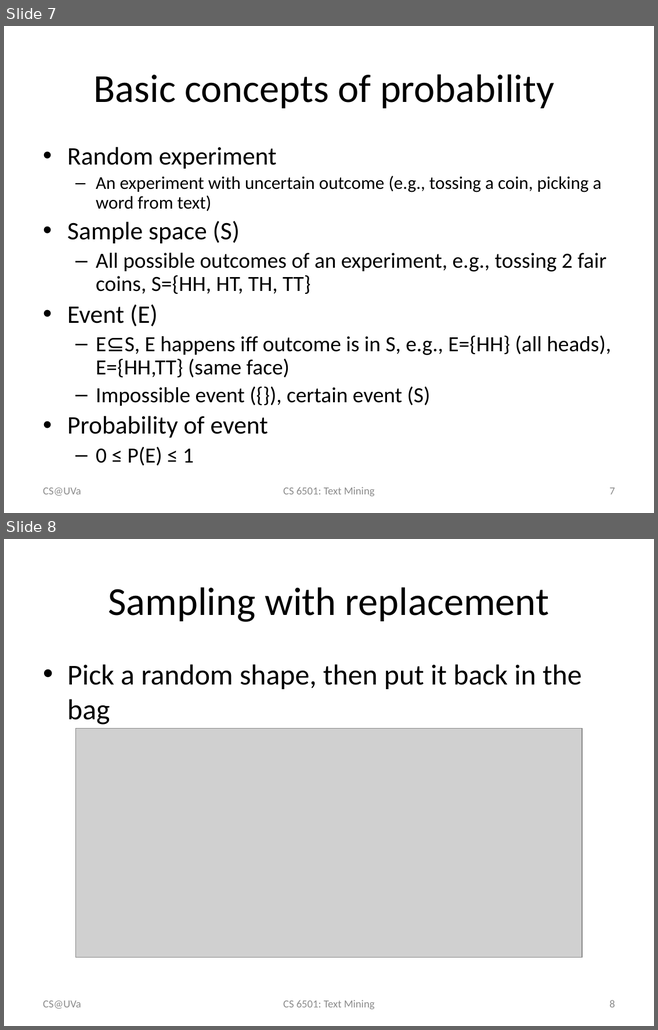
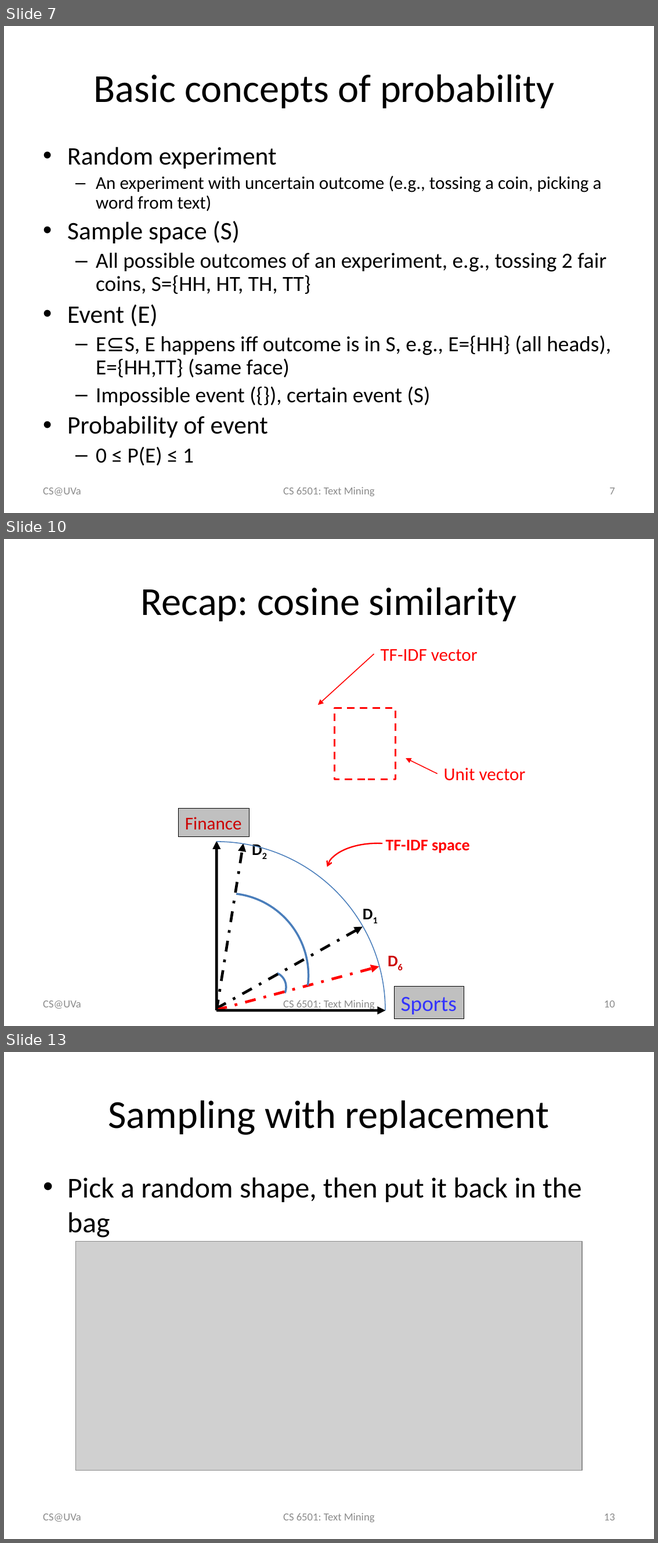
Before and after one commit to wang296/CS6501-Text-Mining, a slide deck: docs/Language Models.pptx. Shown one above the other, each under a label of ours: slides 7 and 8 before the commit, slides 7, 10 and 13 after it; the slides between them are not shown. The pictures are 658x1030 and 658x1543 pixels, drawn with LibreOffice and Linux fonts; fonts in the diff are those of the drawing; grey boxes stand for pictures. Boxes give left, top, right and bottom in pixels: in the first picture for what was removed or moved away, otherwise in the second. Text is boxed around its words. In the diff, an @@ line names an element or a change of style, - is before the commit and + after.

```diff
--- a/docs/Language Models.pptx
+++ b/docs/Language Models.pptx
@@ slide 10 added at (4,539,654,1026), background #FFFFFF @@
@@ title added at (141,587,517,621), 44 pt, text #000000 @@
+Recap: cosine similarity
@@ arrow added from (373, 654) to (318, 705), #FF0000 1 pt @@
@@ text added at (380,649,477,661), 20 pt, text #FF0000 @@
+TF-IDF vector
@@ rectangle added at (335,708,395,779), outline #FF0000 2 pt dashed @@
@@ arrow added from (437, 773) to (405, 759), #FF0000 1 pt @@
@@ text added at (444,768,525,781), 20 pt, text #FF0000 @@
+Unit vector
@@ group added at (48,809,470,1026): 2 arrows, 2 arc (boxed as its full ellipse)s, 2 rectangles, 1 text @@
+TF-IDF space
+Sports
+Finance
@@ arrow added from (216, 1011) to (243, 843), #000000 3 pt dashed @@
@@ text added at (246,836,276,862), 18 pt, text #000000, bold @@
+D2
@@ arc (boxed as its full ellipse) added at (134,884,318,1026), outline #4B7EBC 2.25 pt @@
@@ text added at (356,900,385,926), 18 pt, text #000000, bold @@
+D1
@@ arrow added from (216, 1009) to (362, 927), #000000 3 pt dashed @@
@@ text added at (381,947,410,973), 18 pt, text #CC0000, bold @@
+D6
@@ arrow added from (216, 1010) to (379, 966), #FF0000 3 pt dashed @@
@@ arc (boxed as its full ellipse) added at (251,968,291,1008), outline #4B7EBC 2.25 pt @@
@@ text added at (43,1001,81,1009), 12 pt, text #8C8C8C @@
+CS@UVa
@@ text added at (283,1000,375,1011), 12 pt, text #8C8C8C @@
+CS 6501: Text Mining
@@ page number added at (604,1001,615,1008), 12 pt, text #8C8C8C @@
+10
@@ what was slide 8 is now slide 13 @@
@@ page number at (604,1514,615,1521): text changed @@
-8
+13
```
Also in this commit, not shown: 1 slide changed, 6 other slides added, 4 other files.
